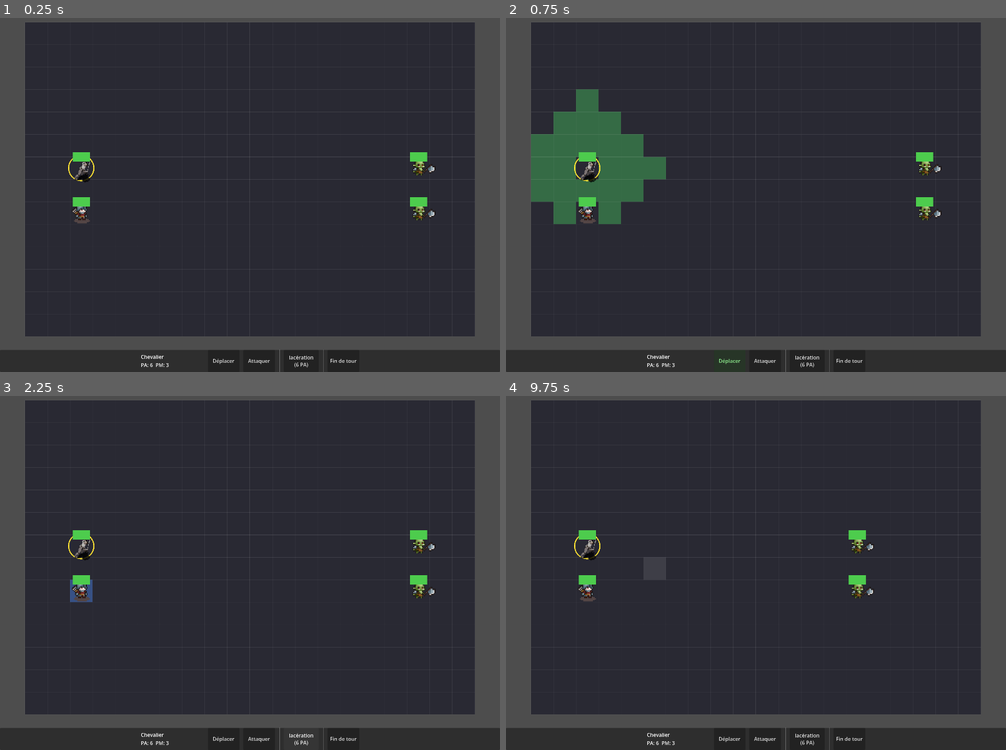
Above: before the commit, frames 1-4 (two rows, left to right).
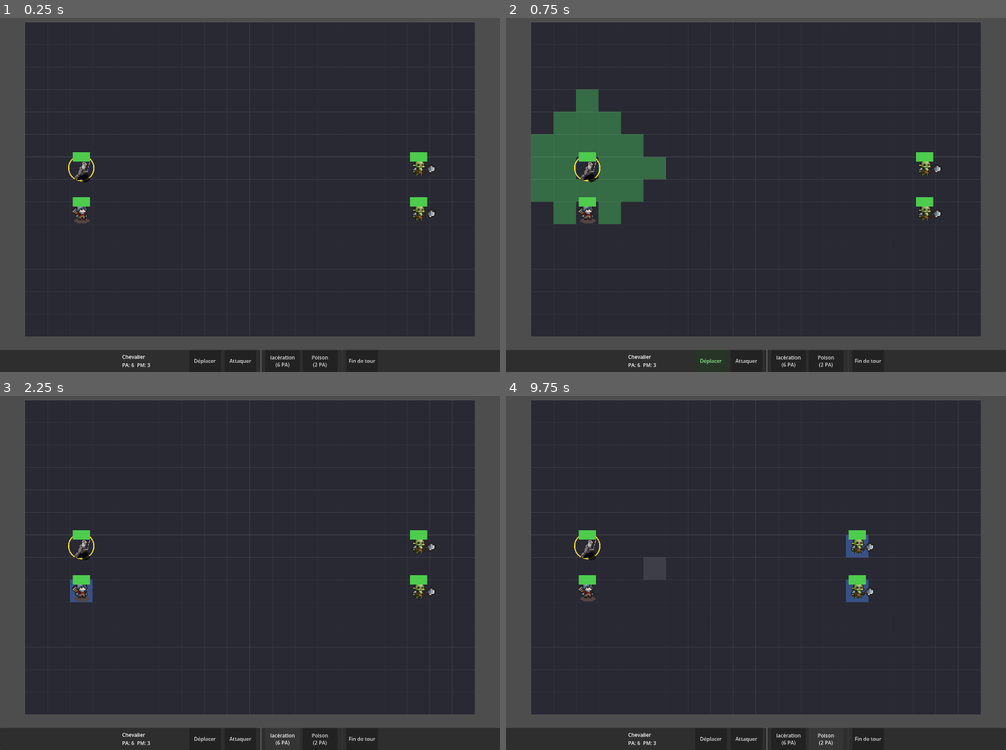
Above: after the commit, the same moments.

Repository: Essy7126/dungeon-draft-v-2
Game: Godot game, scene res://battle.tscn
Two runs of this game, one before a commit and one after it. Both use one fixed random seed, a clock stepped at 60 frames per second and the inputs below.
Inputs (mouse positions are in pixels of both pictures, inside the frame that each line leads up to):
- Up to frame 1 (0.25 s): no input
- Up to frame 2 (0.75 s): click "Déplacer" at 0.5 s
- Up to frame 3 (2.25 s): click "Attaquer" at 1.25 s; click "lacération (6 PA)" at 2 s
- Up to frame 4 (9.75 s): click "Fin de tour" at 2.75 s; click "Déplacer" at 3.5 s; click "Attaquer" at 4.25 s; click "frappe (2 PA)" at 5 s; click "Mur de glace (2 PA)" at 5.75 s; click "feu (2 PA)" at 6.5 s; click "Fin de tour" at 7.25 s; move the mouse to (866, 537) at 8.02 s; click (866, 537) at 8.17 s; move the mouse to (656, 576) at 8.77 s; click (656, 576) at 8.92 s; click (826, 739) at 9.5 s, where only the run after the commit has a clickable "Poison (2 PA)"

The runs differ from the first frame. In frame 1, 0.4% of the frame differs, in the area x 24-76%, y 93-100%; in frame 2, 0.4%; in frame 3, 0.4%; in frame 4, 0.7%, in the area x 24-76%, y 39-100%.

Commit message:
push for claude

Diff:
--- a/data/spell.gd
+++ b/data/spell.gd
@@ -41,12 +41,11 @@
 # Le sort peut poser un effet de terrain (Resource TerrainEffectData).
 @export var terrain_effect: TerrainEffectData = null
 
-@export_group("Buff / Debuff")
-@export var applies_modifier: bool = false
-@export var modifier_stat: String = ""
-@export var modifier_value: float = 0.0
-@export var modifier_is_percent: bool = false
-@export var modifier_duration: int = 2
+# Dans spell.gd, remplace tout le groupe "Buff / Debuff" par ceci :
+
+@export_group("Statut appliqué")
+# Statut infligé aux unités touchées (poison, stun, slow...).
+@export var applied_status: StatusData = null
 
 func deals_damage() -> bool:
 	return damage > 0
--- /dev/null
+++ b/data/spells/poison.tres
@@ -0,0 +1,11 @@
+[gd_resource type="Resource" script_class="Spell" format=3 uid="uid://b5l7blsdtke12"]
+
+[ext_resource type="Script" uid="uid://bd5080ch70ymn" path="res://data/spell.gd" id="1_g5oae"]
+[ext_resource type="Resource" uid="uid://uivi4lmktwep" path="res://data/status/poison.tres" id="1_qfqvg"]
+
+[resource]
+script = ExtResource("1_g5oae")
+spell_name = "Poison"
+spell_range = 20
+applied_status = ExtResource("1_qfqvg")
+metadata/_custom_type_script = "uid://bd5080ch70ymn"
--- a/data/status/poison.tres
+++ b/data/status/poison.tres
@@ -4,4 +4,5 @@
 
 [resource]
 script = ExtResource("1_1mk4e")
+damage_per_turn = 20
 metadata/_custom_type_script = "uid://sr3n54wflcuj"
--- a/data/units/chevalier.tres
+++ b/data/units/chevalier.tres
@@ -3,6 +3,7 @@
 [ext_resource type="Script" uid="uid://b2i0gvw5kv6a1" path="res://data/unit_data.gd" id="1_x6yfb"]
 [ext_resource type="Script" uid="uid://bd5080ch70ymn" path="res://data/spell.gd" id="2_e27bm"]
 [ext_resource type="Texture2D" uid="uid://rb1r15gp461k" path="res://asset/MeleeRun.png" id="3_e27bm"]
+[ext_resource type="Resource" uid="uid://b5l7blsdtke12" path="res://data/spells/poison.tres" id="3_ld1g7"]
 
 [sub_resource type="Resource" id="Resource_0fivp"]
 script = ExtResource("2_e27bm")
@@ -36,5 +37,5 @@
 unit_name = "Chevalier"
 sprite_frames = SubResource("SpriteFrames_421w0")
 sprite_scale = 1.0
-spells = Array[ExtResource("2_e27bm")]([SubResource("Resource_0fivp")])
+spells = Array[ExtResource("2_e27bm")]([SubResource("Resource_0fivp"), ExtResource("3_ld1g7")])
 metadata/_custom_type_script = "uid://b2i0gvw5kv6a1"
